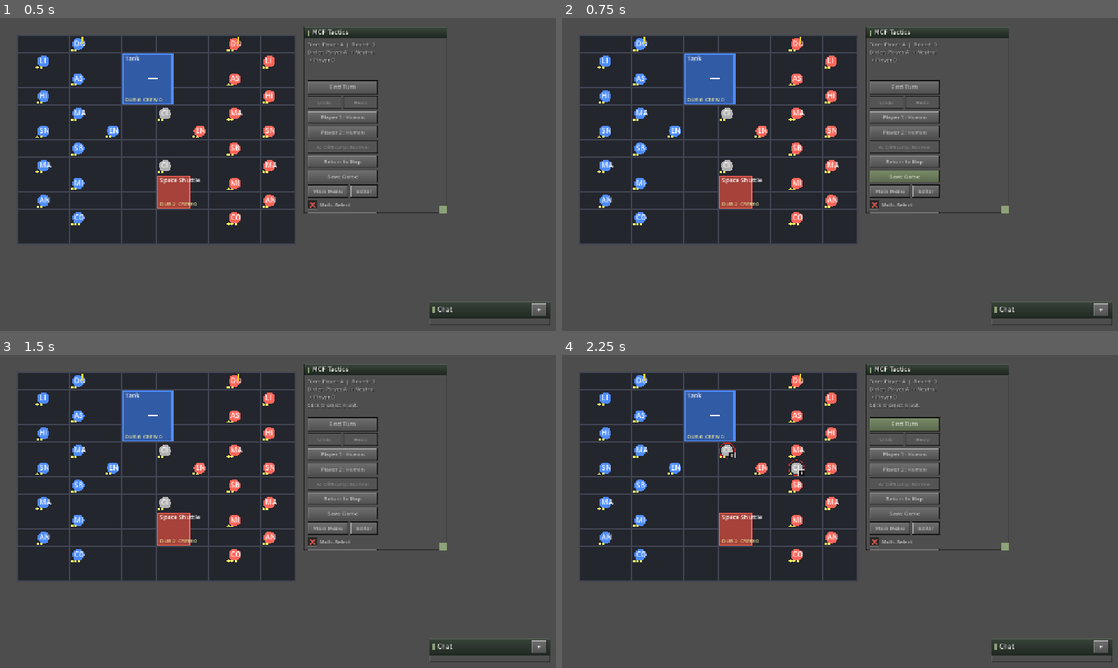
Above: before the commit, frames 1-4 (two rows, left to right).
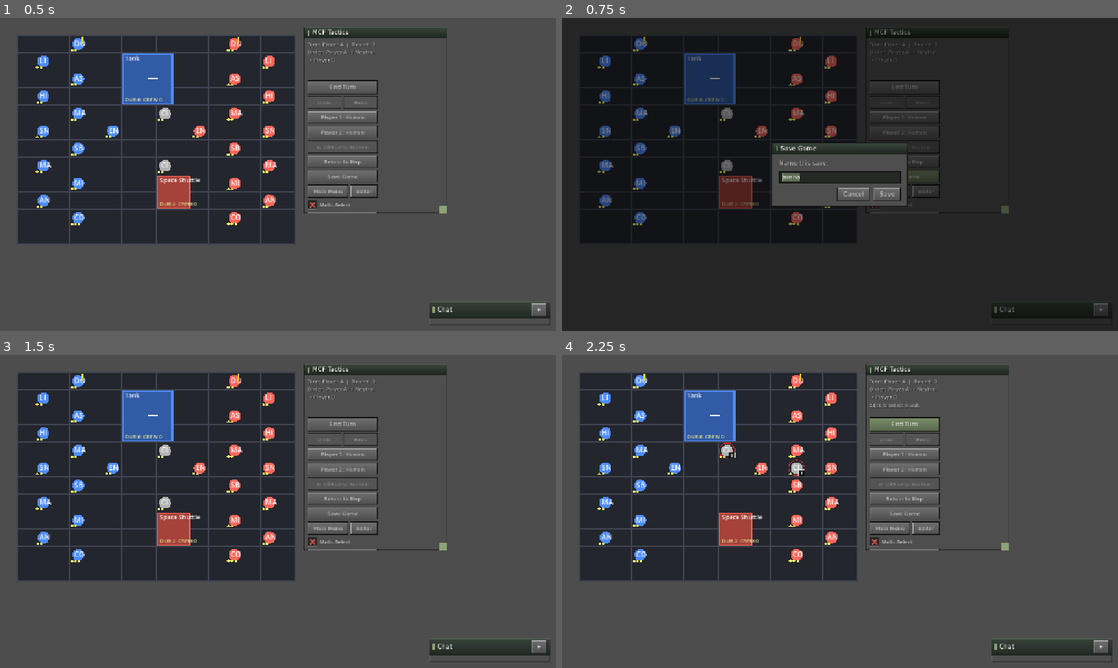
Above: after the commit, the same moments.

Repository: Broiler2113/mcf-isotope
Game: Godot game, scene res://scenes/Main.tscn
The game is run twice, just before and just after one commit, with the same random seed, the same clock (stepped at 60 frames per second) and the same inputs. This scene is started directly instead of the project's main scene.
Inputs (mouse positions are in pixels of both pictures, inside the frame that each line leads up to):
- Up to frame 1 (0.5 s): no input
- Up to frame 2 (0.75 s): click "Save Game" at 0.5 s
- Up to frame 3 (1.5 s): click (289, 530) at 1.25 s, where only the run after the commit has a clickable "Cancel"
- Up to frame 4 (2.25 s): click "End Turn" at 2 s

Frame 1 is identical in both runs. In frame 2, 73% of the frame differs, in the area x 0-100%, y 0-100%; in frame 3, less than 0.1%; in frame 4, nothing differs.

Commit message:
Name saved games (issue 19)
Save Game now opens a modal name prompt (pre-filled with the map name) instead of
auto-stamping a timestamp filename. ReplayFile.named() sanitises the entry to
"<name>.mcfs" so the chosen name is what shows up in the load list; a blank entry
falls back to the timestamp name.

Co-Authored-By: Claude Opus 4.8 <noreply@anthropic.com>
Claude-Session: https://claude.ai/code/session_01NP6MMh1cxUTHzxC3XDW4Pi

Diff:
--- a/scenes/Main.gd
+++ b/scenes/Main.gd
@@ -443,14 +443,72 @@
 func _save_game() -> void:
 	if replay != null or state == null:
 		return
+	# Спрашиваем имя сохранения (item 19): игрок сам называет партию, а не получает
+	# файл с одной лишь меткой времени. Пустое поле откатывается на метку времени.
+	_prompt_save_name()
+
+## Модальное окошко ввода имени сохранения (item 19).
+func _prompt_save_name() -> void:
+	var layer := CanvasLayer.new()
+	layer.layer = 80
+	add_child(layer)
+	var dim := ColorRect.new()
+	dim.color = Color(0, 0, 0, 0.5)
+	dim.set_anchors_preset(Control.PRESET_FULL_RECT)
+	layer.add_child(dim)
+	var center := CenterContainer.new()
+	center.set_anchors_preset(Control.PRESET_FULL_RECT)
+	layer.add_child(center)
+	var panel := PanelContainer.new()
+	SteamChrome.apply_panel(panel)
+	center.add_child(panel)
+	var frame := VBoxContainer.new()
+	frame.add_theme_constant_override("separation", 0)
+	panel.add_child(frame)
+	frame.add_child(SteamChrome.header_bar("Save Game"))
+	var box := VBoxContainer.new()
+	box.add_theme_constant_override("separation", 10)
+	frame.add_child(SteamChrome.pad(box, 16, 12))
+	var lbl := Label.new()
+	lbl.text = "Name this save:"
+	box.add_child(lbl)
+	var edit := LineEdit.new()
+	edit.custom_minimum_size = Vector2(280, 0)
+	edit.text = str(_match_meta().get("map", "match"))
+	box.add_child(edit)
+	var row := HBoxContainer.new()
+	row.alignment = BoxContainer.ALIGNMENT_END
+	row.add_theme_constant_override("separation", 8)
+	box.add_child(row)
+	var cancel := Button.new()
+	cancel.text = "Cancel"
+	row.add_child(cancel)
+	var ok := Button.new()
+	ok.text = "Save"
+	row.add_child(ok)
+	Ui.theme_canvas_layers()
+	var close := func() -> void: layer.queue_free()
+	cancel.pressed.connect(close)
+	var commit := func() -> void:
+		_do_save_game(edit.text)
+		layer.queue_free()
+	ok.pressed.connect(commit)
+	edit.text_submitted.connect(func(_t: String) -> void: commit.call())
+	edit.grab_focus()
+	edit.select_all()
+
+func _do_save_game(chosen_name: String) -> void:
+	if replay != null or state == null:
+		return
 	var meta := _match_meta()
 	var data := ReplayFile.build_save(state, resolver, meta, _fx.to_dict())
-	var name := ReplayFile.stamped(str(meta.get("map", "match")), ReplayFile.SAVE_EXT)
+	var name := ReplayFile.named(chosen_name, ReplayFile.SAVE_EXT)
 	var path := ReplayFile.path_for(ReplayFile.SAVE_DIR, name)
 	if ReplayFile.write(path, data):
 		state.log.add("— Game saved as %s —" % name)
 	else:
 		state.log.add("[denied] Could not write the save file.")
+	_refresh_status()
 
 # --- Загрузка сохранённой партии и повтора (M12) ------------------------------
 
--- a/src/replay/ReplayFile.gd
+++ b/src/replay/ReplayFile.gd
@@ -101,6 +101,19 @@
 		clean = "match"
 	return "%s_%s.%s" % [stamp, clean, ext]
 
+## Имя файла из введённого игроком названия (item 19): «Rostov stand.mcfs». Санитизируем
+## под безопасные символы; пусто — откатываемся на метку времени, чтобы файл всё же
+## получил имя. Расширение добавляем, если игрок его не написал.
+static func named(user_name: String, ext: String) -> String:
+	var safe := user_name.strip_edges().replace(" ", "-")
+	var clean := ""
+	for i in safe.length():
+		if NAME_CHARS.contains(safe[i]):
+			clean += safe[i]
+	if clean == "":
+		return stamped("match", ext)
+	return "%s.%s" % [clean, ext]
+
 ## Человекочитаемая подпись файла для списков меню.
 static func describe(data: Dictionary) -> String:
 	var meta: Dictionary = data.get("meta", {})
